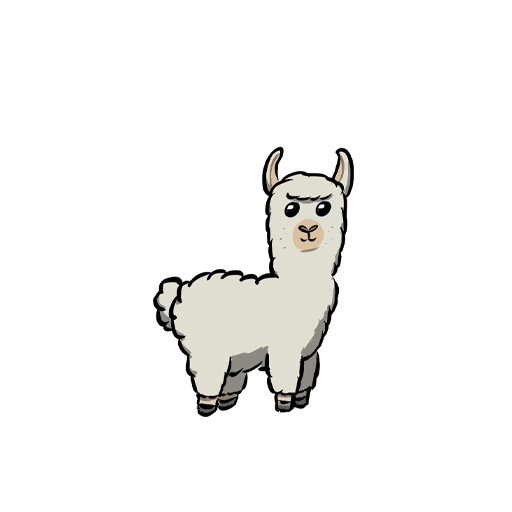
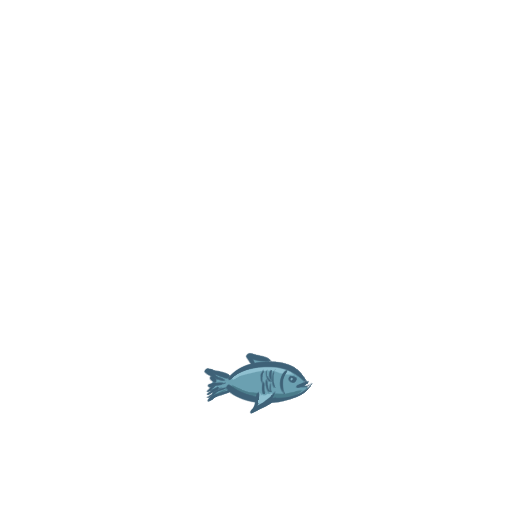
Revision of a layered w=512, h=512 image; what changed, layer by layer:
hid "llama" over left=153, top=146, right=354, bottom=417
showed group "non animal" (14 layers) over left=189, top=308, right=325, bottom=417
added layer "fish 1" in group "non animal" over left=203, top=352, right=313, bottom=414
